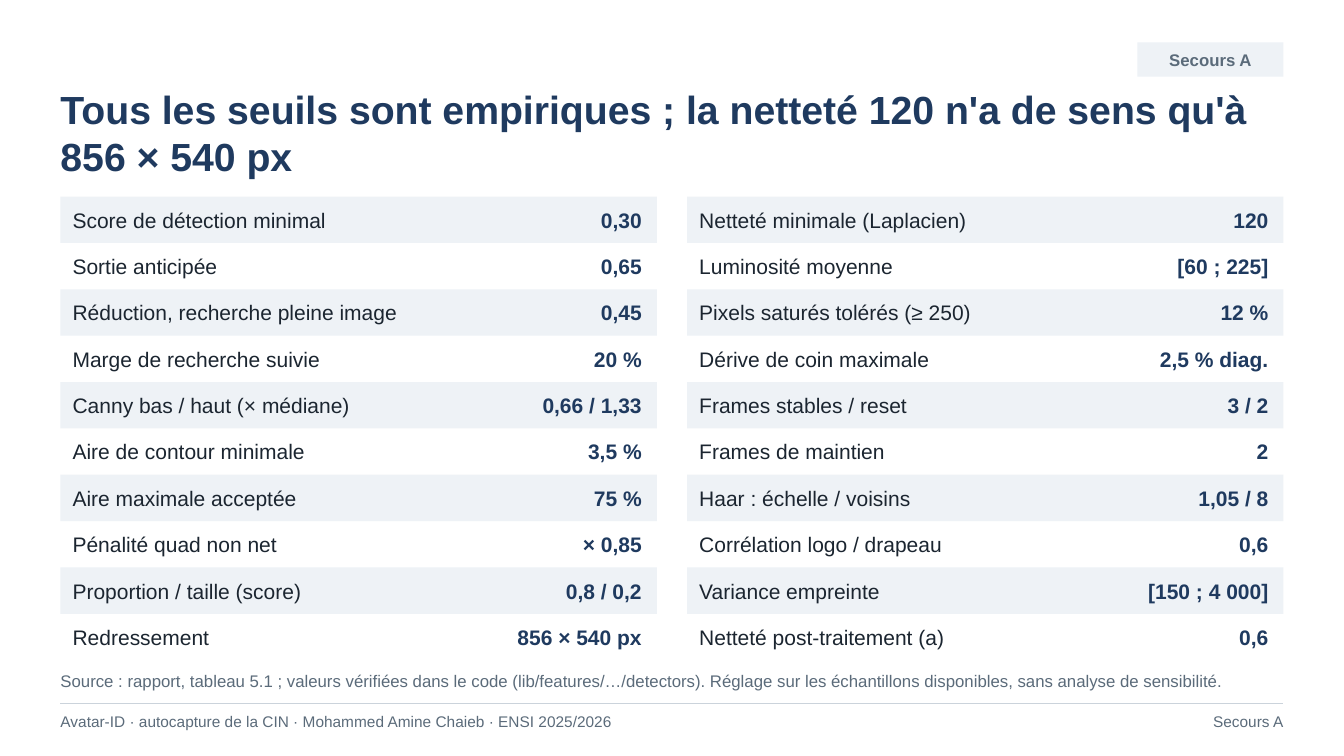
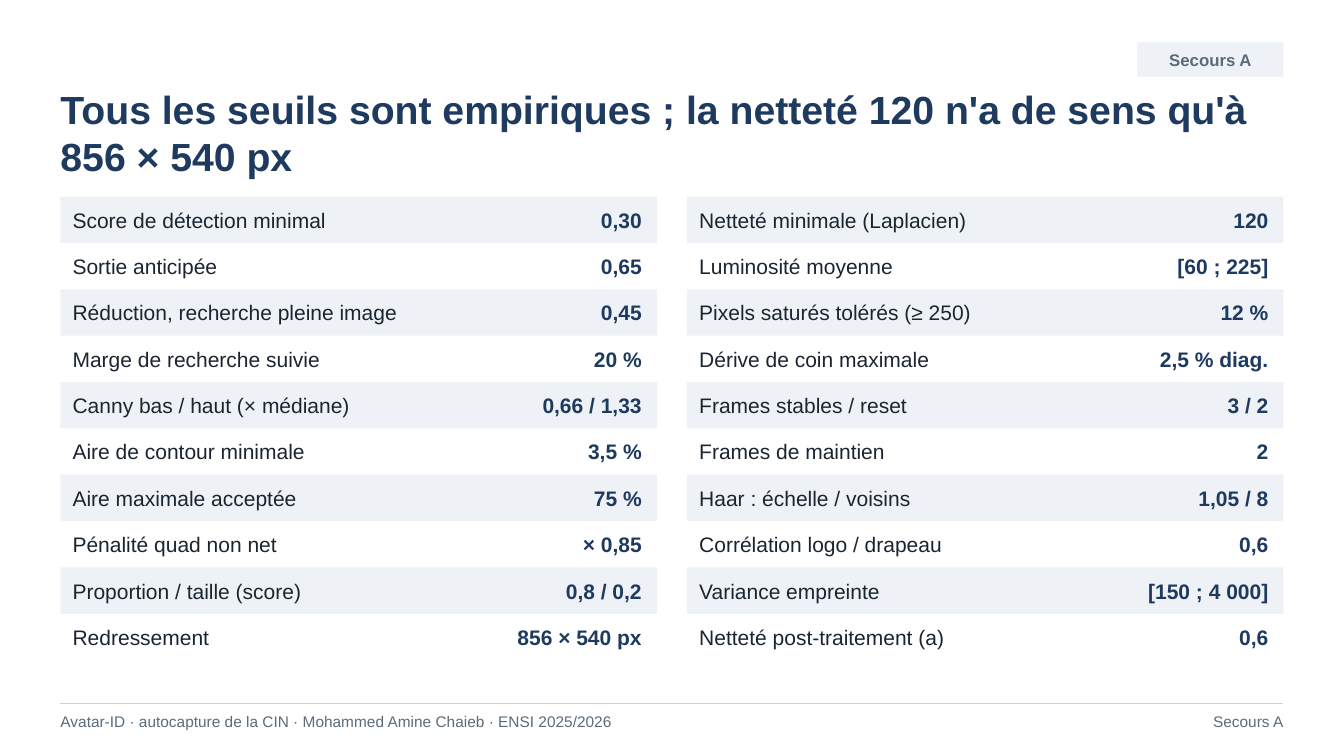
Before and after one commit to mohammedaminechaieb/detection_cin, a slide deck: slide 16 of Soutenance_Stage_ENSI_Final.pptx (slide 15 before the commit). Drawn at 1344x756 pixels with LibreOffice and Linux fonts; fonts in the diff are those of the drawing. Boxes give left, top, right and bottom in pixels: in the first picture for what was removed or moved away, otherwise in the second. Text is boxed around its words. In the diff, an @@ line names an element or a change of style, - is before the commit and + after.

```diff
--- a/Soutenance_Stage_ENSI_Final.pptx
+++ b/Soutenance_Stage_ENSI_Final.pptx
@@ text removed at (60, 674, 1221, 691) @@
-Source : rapport, tableau 5.1 ; valeurs vérifiées dans le code (lib/features/…/detectors). Réglage sur les échantillons disponibles, sans analyse de sensibilité.
```
Also in this commit, not shown: 13 other slides changed, 4 slides added, 3 slides removed, 3 other files.
